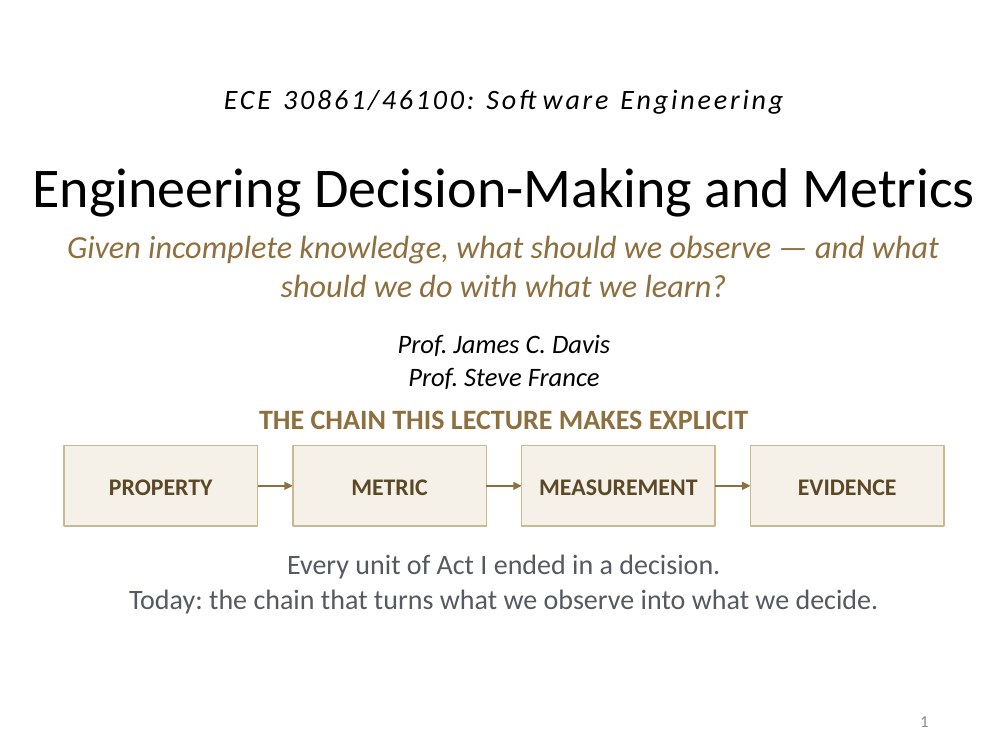
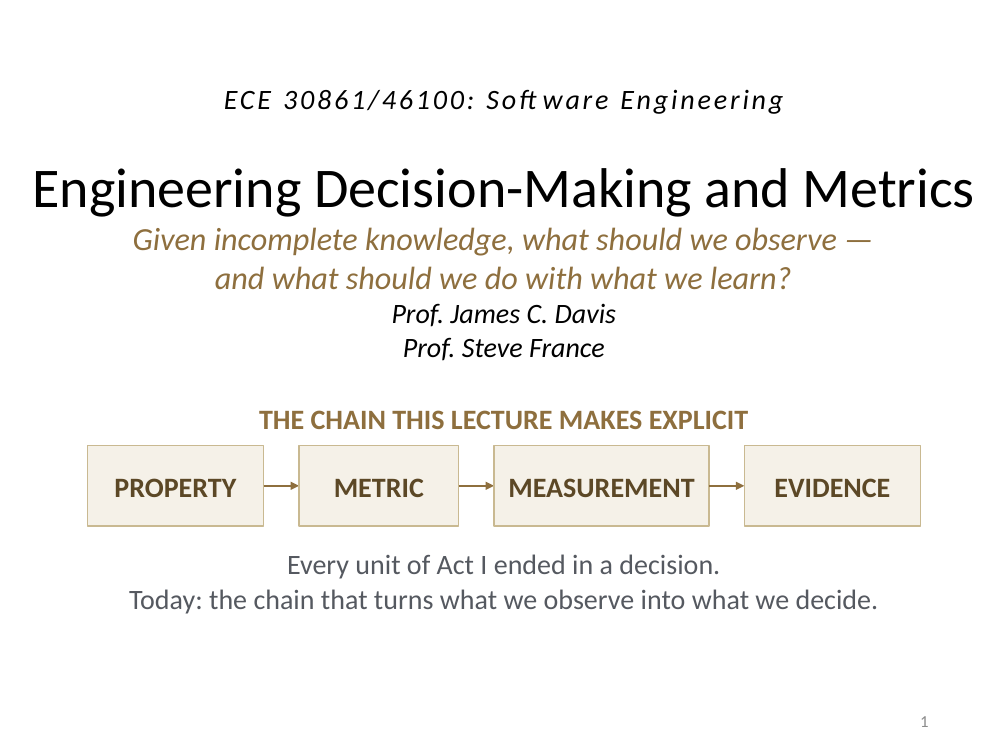
Before and after one commit to davisjam/model-based-agentic-software-engineering, a slide deck: slide 1 of course/lectures/act-1-foundations/09-engineering-decision-making-and-metrics/1-9-Engineering-Decision-Making-and-Metrics.pptx. Drawn at 1008x756 pixels with LibreOffice and Linux fonts; fonts in the diff are those of the drawing; background and template pictures are left out. Boxes give left, top, right and bottom in pixels: in the first picture for what was removed or moved away, otherwise in the second. Text is boxed around its words. In the diff, an @@ line names an element or a change of style, - is before the commit and + after.

```diff
--- a/course/lectures/act-1-foundations/09-engineering-decision-making-and-metrics/1-9-Engineering-Decision-Making-and-Metrics.pptx
+++ b/course/lectures/act-1-foundations/09-engineering-decision-making-and-metrics/1-9-Engineering-Decision-Making-and-Metrics.pptx
@@ text at [133,227,837,290]: text changed @@
-Given incomplete knowledge, what should we observe — and what should we do with what we learn?
+Given incomplete knowledge, what should we observe —
+and what should we do with what we learn?
@@ text at [392,303,616,361]: size 19 to 20 pt in "Prof. James C. Davis", "Prof. Steve France"; less space between paragraphs @@
@@ rectangle "PROPERTY": place and size @@
-rectangle "PROPERTY" at [65,446,258,526]
+rectangle "PROPERTY" at [88,446,264,526]
@@ size 17 to 20 pt in 4 elements at [88,446,264,526], [744,446,920,526], [494,446,709,526], [299,446,460,526] @@
@@ rectangle "METRIC": place and size @@
-rectangle "METRIC" at [292,446,486,526]
+rectangle "METRIC" at [299,446,460,526]
@@ rectangle "MEASUREMENT": place and size @@
-rectangle "MEASUREMENT" at [521,446,715,526]
+rectangle "MEASUREMENT" at [494,446,709,526]
@@ rectangle "EVIDENCE": place and size @@
-rectangle "EVIDENCE" at [751,446,944,526]
+rectangle "EVIDENCE" at [744,446,920,526]
@@ arrow moved from (258, 486) - (292, 486) to (264, 486) - (299, 486) @@
@@ arrow moved from (487, 486) - (521, 486) to (459, 486) - (494, 486) @@
@@ arrow moved from (715, 486) - (751, 486) to (709, 486) - (744, 486) @@
```
Also in this commit, not shown: 22 other slides changed, 2 slides added, 3 slides removed, 1 other file.
